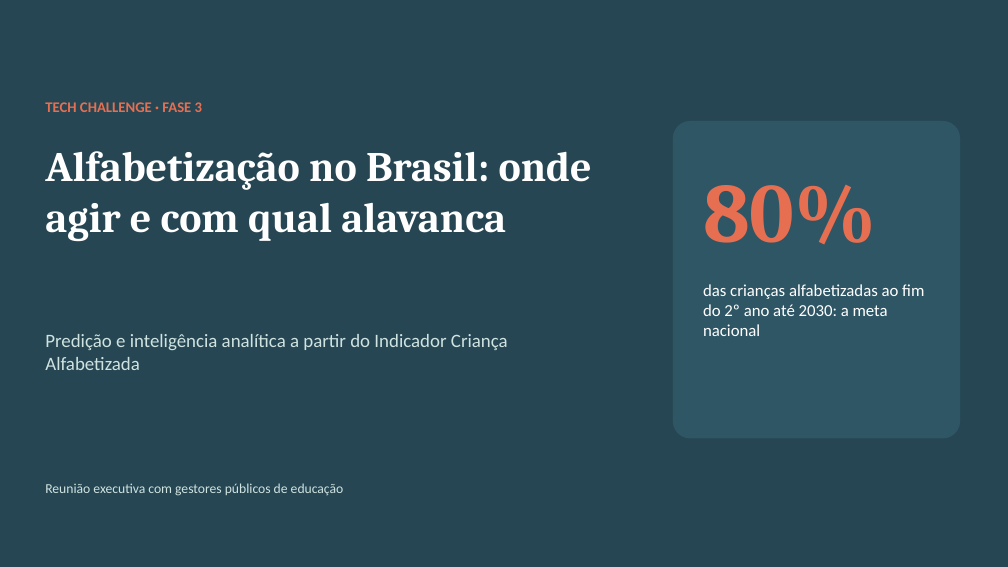
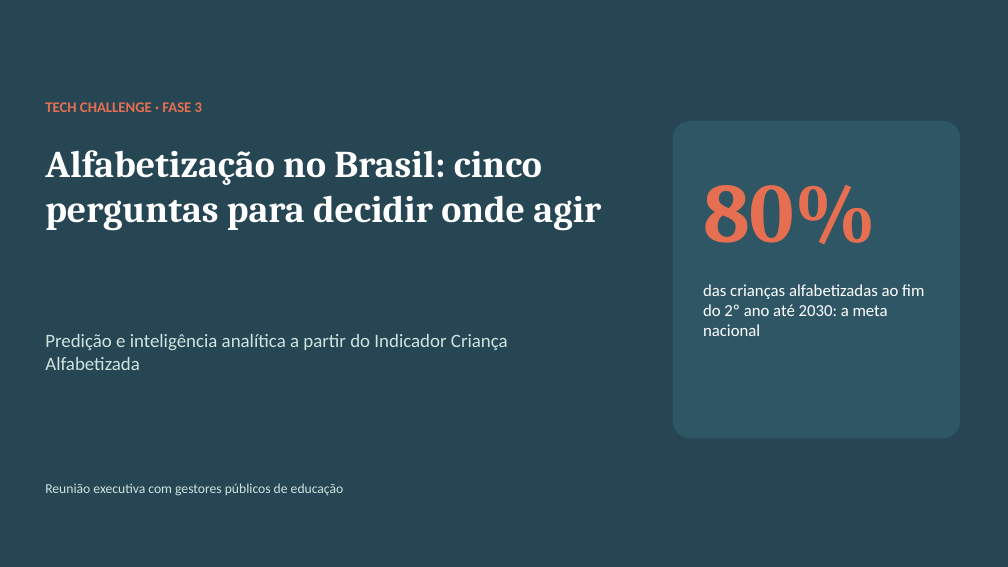
Before and after one commit to eliaslopesjr1-maker/tech-challenge-fase3-alfabetizacao, a slide deck: slide 1 of reports/apresentacao_executiva.pptx. Drawn at 1008x567 pixels with LibreOffice and Linux fonts; fonts in the diff are those of the drawing. Boxes give left, top, right and bottom in pixels: in the first picture for what was removed or moved away, otherwise in the second. Text is boxed around its words. In the diff, an @@ line names an element or a change of style, - is before the commit and + after.

Commit message:
Apresentação reorganizada por pergunta de negócio (2 slides cada)
Cada pergunta ganha um slide com a pergunta como título, a resposta direta
e o dado principal, e um slide de evidência. Novos slides: variáveis mais
influentes (SHAP x permutação), municípios-referência por grupo e as 37
redes onde gravidade e volume se encontram (58 mil crianças).

```diff
--- a/reports/apresentacao_executiva.pptx
+++ b/reports/apresentacao_executiva.pptx
@@ text at (45,150,601,231): text changed; size 40 to 36 pt @@
-Alfabetização no Brasil: onde agir e com qual alavanca
+Alfabetização no Brasil: cinco perguntas para decidir onde agir
```
Also in this commit, not shown: 8 other slides changed, 3 slides added, 1 other file.
